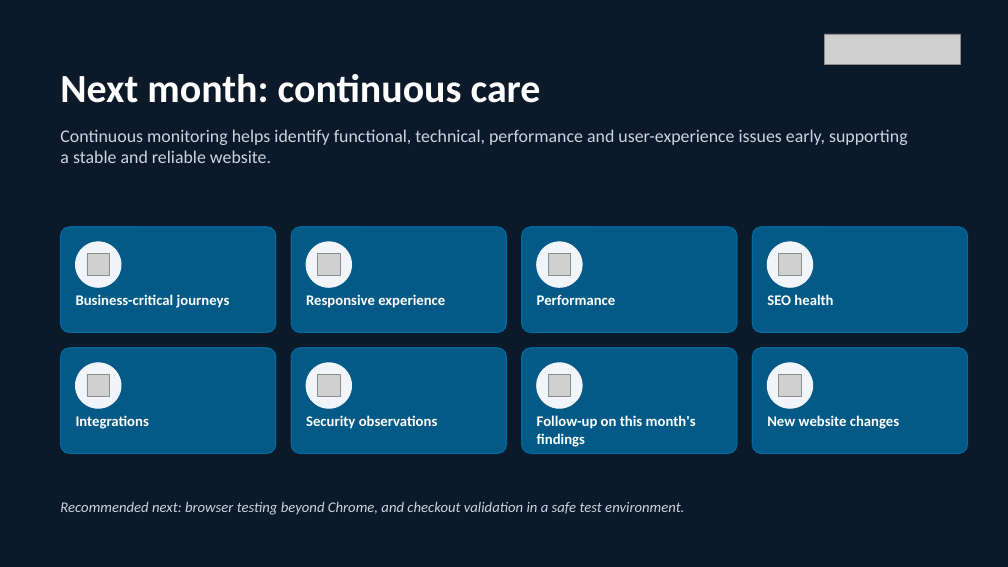
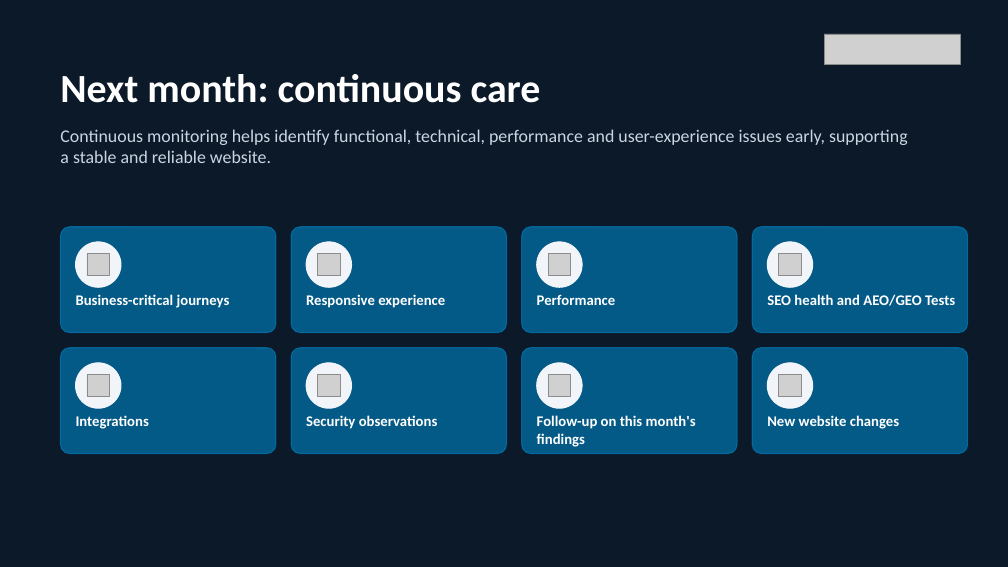
Before and after one commit to jash-webdesk/monthly-monitoring-testing-system, a slide deck: slide 12 of reports/our-green-house/2026-10/Our_Green_House_Monthly_Website_Maintenance_Report_October_2026.pptx. Drawn at 1008x567 pixels with LibreOffice and Linux fonts; fonts in the diff are those of the drawing; grey boxes stand for pictures. Boxes give left, top, right and bottom in pixels: in the first picture for what was removed or moved away, otherwise in the second. Text is boxed around its words. In the diff, an @@ line names an element or a change of style, - is before the commit and + after.

```diff
--- a/reports/our-green-house/2026-10/Our_Green_House_Monthly_Website_Maintenance_Report_October_2026.pptx
+++ b/reports/our-green-house/2026-10/Our_Green_House_Monthly_Website_Maintenance_Report_October_2026.pptx
@@ text at [767,294,955,306]: text changed @@
-SEO health
+SEO health and AEO/GEO Tests
@@ text removed at [60,501,684,515] @@
-Recommended next: browser testing beyond Chrome, and checkout validation in a safe test environment.
```
Also in this commit, not shown: 5 other slides changed, 19 other files.
